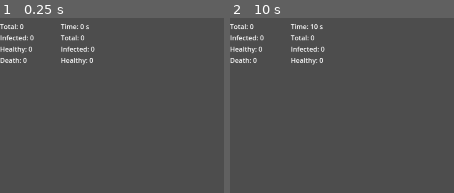
Above: before the commit, frames 1-2 (left to right).
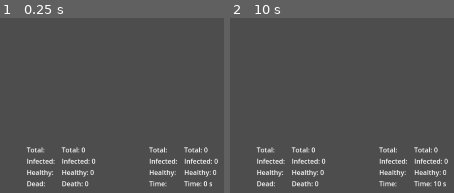
Above: after the commit, the same moments.

Repository: VileOar/ludum-dare-56
Game: Godot game, scene res://src/ui/HUD/HUD.tscn
The game is run twice, just before and just after one commit, with the same random seed, the same clock (stepped at 60 frames per second) and the same inputs. This scene is started directly instead of the project's main scene.
Inputs (mouse positions are in pixels of both pictures, inside the frame that each line leads up to):
- Up to frame 1 (0.25 s): no input
- Up to frame 2 (10 s): tap Enter at 0.5, 2, 3.5 s; move the mouse to (outside the picture) at 0.52 s; press the mouse at (outside the picture) at 0.53 s; tap Space at 1.25, 2.75, 4.25 s; move the mouse to (outside the picture) at 1.27 s; release the mouse at (outside the picture) at 1.28 s; right-click (outside the picture) at 1.35 s; move the mouse to (outside the picture) at 2.02 s; press the mouse at (outside the picture) at 2.03 s; move the mouse to (outside the picture) at 2.77 s; release the mouse at (outside the picture) at 2.78 s; right-click (outside the picture) at 2.85 s; move the mouse to (outside the picture) at 3.52 s; press the mouse at (outside the picture) at 3.53 s; move the mouse to (outside the picture) at 4.27 s; release the mouse at (outside the picture) at 4.28 s; right-click (outside the picture) at 4.35 s; move the mouse to (outside the picture) at 5.02 s; press the mouse at (outside the picture) at 5.03 s; move the mouse to (outside the picture) at 5.77 s; release the mouse at (outside the picture) at 5.78 s; right-click (outside the picture) at 5.85 s; move the mouse to (outside the picture) at 6.52 s; press the mouse at (outside the picture) at 6.53 s; move the mouse to (outside the picture) at 7.27 s; release the mouse at (outside the picture) at 7.28 s; right-click (outside the picture) at 7.35 s; move the mouse to (outside the picture) at 8.02 s; press the mouse at (outside the picture) at 8.03 s; move the mouse to (outside the picture) at 8.77 s; release the mouse at (outside the picture) at 8.78 s; right-click (outside the picture) at 8.85 s; move the mouse to (outside the picture) at 9.52 s; press the mouse at (outside the picture) at 9.53 s

The runs differ from the first frame. In frame 1, 5.5% of the frame differs, in the area x 0-98%, y 3-97%; in frame 2, 5.6%.

Commit message:
started refactoring HUD (not stable)

Diff:
--- a/src/ui/HUD/HUD.tscn
+++ b/src/ui/HUD/HUD.tscn
@@ -4,68 +4,99 @@
 [ext_resource type="Script" path="res://src/ui/HUD/time.gd" id="2_iwpux"]
 
 [node name="Hud" type="MarginContainer"]
-offset_right = 1280.0
-offset_bottom = 720.0
+anchors_preset = 12
+anchor_top = 1.0
+anchor_right = 1.0
+anchor_bottom = 1.0
+offset_top = -232.0
+grow_horizontal = 2
+grow_vertical = 0
+theme_override_constants/margin_left = 64
+theme_override_constants/margin_top = 64
+theme_override_constants/margin_right = 64
+theme_override_constants/margin_bottom = 64
 script = ExtResource("1_lx3u3")
 
 [node name="Time" type="Node" parent="."]
+unique_name_in_owner = true
 script = ExtResource("2_iwpux")
 
 [node name="HBoxContainer" type="HBoxContainer" parent="."]
 layout_mode = 2
+theme_override_constants/separation = 128
 
-[node name="VBoxContainer" type="VBoxContainer" parent="HBoxContainer"]
+[node name="CityStats" type="GridContainer" parent="HBoxContainer"]
 layout_mode = 2
-alignment = 2
+size_flags_horizontal = 0
+theme_override_constants/h_separation = 16
+columns = 2
 
-[node name="MarginContainer" type="MarginContainer" parent="HBoxContainer/VBoxContainer"]
+[node name="LabelCityTotal" type="Label" parent="HBoxContainer/CityStats"]
 layout_mode = 2
-theme_override_constants/margin_top = 125
-theme_override_constants/margin_right = 60
+text = "Total:"
 
-[node name="CityVBoxContainer" type="VBoxContainer" parent="HBoxContainer/VBoxContainer/MarginContainer"]
+[node name="CityTotal" type="Label" parent="HBoxContainer/CityStats"]
+unique_name_in_owner = true
 layout_mode = 2
 
-[node name="Total" type="Label" parent="HBoxContainer/VBoxContainer/MarginContainer/CityVBoxContainer"]
-layout_mode = 2
-text = "Total: "
-
-[node name="Infected" type="Label" parent="HBoxContainer/VBoxContainer/MarginContainer/CityVBoxContainer"]
+[node name="LabelCityInfected" type="Label" parent="HBoxContainer/CityStats"]
 layout_mode = 2
 text = "Infected:"
 
-[node name="Good" type="Label" parent="HBoxContainer/VBoxContainer/MarginContainer/CityVBoxContainer"]
+[node name="CityInfected" type="Label" parent="HBoxContainer/CityStats"]
+unique_name_in_owner = true
+layout_mode = 2
+
+[node name="LabelCityGood" type="Label" parent="HBoxContainer/CityStats"]
 layout_mode = 2
 text = "Healthy:"
 
-[node name="Death" type="Label" parent="HBoxContainer/VBoxContainer/MarginContainer/CityVBoxContainer"]
-layout_mode = 2
-text = "Death:"
-
-[node name="VBoxContainer2" type="VBoxContainer" parent="HBoxContainer"]
-layout_mode = 2
-alignment = 2
-
-[node name="MarginContainer" type="MarginContainer" parent="HBoxContainer/VBoxContainer2"]
-layout_mode = 2
-theme_override_constants/margin_top = 150
-theme_override_constants/margin_right = 60
-
-[node name="SoupVBoxContainer" type="VBoxContainer" parent="HBoxContainer/VBoxContainer2/MarginContainer"]
+[node name="CityGood" type="Label" parent="HBoxContainer/CityStats"]
+unique_name_in_owner = true
 layout_mode = 2
 
-[node name="Time" type="Label" parent="HBoxContainer/VBoxContainer2/MarginContainer/SoupVBoxContainer"]
+[node name="LabelCityDeath" type="Label" parent="HBoxContainer/CityStats"]
 layout_mode = 2
-text = "Time: "
+text = "Dead:"
 
-[node name="Total" type="Label" parent="HBoxContainer/VBoxContainer2/MarginContainer/SoupVBoxContainer"]
+[node name="CityDeath" type="Label" parent="HBoxContainer/CityStats"]
+unique_name_in_owner = true
 layout_mode = 2
-text = "Total: "
 
-[node name="Infected" type="Label" parent="HBoxContainer/VBoxContainer2/MarginContainer/SoupVBoxContainer"]
+[node name="CityStats2" type="GridContainer" parent="HBoxContainer"]
+layout_mode = 2
+size_flags_horizontal = 0
+theme_override_constants/h_separation = 16
+columns = 2
+
+[node name="LabelSoupTotal" type="Label" parent="HBoxContainer/CityStats2"]
+layout_mode = 2
+text = "Total:"
+
+[node name="SoupTotal" type="Label" parent="HBoxContainer/CityStats2"]
+unique_name_in_owner = true
+layout_mode = 2
+
+[node name="LabelSoupInfected" type="Label" parent="HBoxContainer/CityStats2"]
 layout_mode = 2
 text = "Infected:"
 
-[node name="Good" type="Label" parent="HBoxContainer/VBoxContainer2/MarginContainer/SoupVBoxContainer"]
+[node name="SoupInfected" type="Label" parent="HBoxContainer/CityStats2"]
+unique_name_in_owner = true
 layout_mode = 2
-text = "Good:"
+
+[node name="LabelSoupGood" type="Label" parent="HBoxContainer/CityStats2"]
+layout_mode = 2
+text = "Healthy:"
+
+[node name="SoupGood" type="Label" parent="HBoxContainer/CityStats2"]
+unique_name_in_owner = true
+layout_mode = 2
+
+[node name="LabelCityTime" type="Label" parent="HBoxContainer/CityStats2"]
+layout_mode = 2
+text = "Time:"
+
+[node name="SoupTime" type="Label" parent="HBoxContainer/CityStats2"]
+unique_name_in_owner = true
+layout_mode = 2
--- a/src/ui/HUD/hud_controller.gd
+++ b/src/ui/HUD/hud_controller.gd
@@ -12,19 +12,19 @@
 #const HEALTHY_SOUP_STR = "Healthy: "
 
 # UI
-@onready var time_label: Label = $HBoxContainer/VBoxContainer2/MarginContainer/SoupVBoxContainer/Time
-@onready var timer_logic = $Time
+@onready var time_label: Label = %SoupTime
+@onready var timer_logic = %Time
 
 # City
-@onready var total_population: Label = $HBoxContainer/VBoxContainer/MarginContainer/CityVBoxContainer/Total
-@onready var healthy: Label = $HBoxContainer/VBoxContainer/MarginContainer/CityVBoxContainer/Good
-@onready var infected: Label = $HBoxContainer/VBoxContainer/MarginContainer/CityVBoxContainer/Infected
-@onready var death_toll: Label = $HBoxContainer/VBoxContainer/MarginContainer/CityVBoxContainer/Death
+@onready var total_population: Label = %CityTotal
+@onready var infected: Label = %CityInfected
+@onready var healthy: Label = %CityGood
+@onready var death_toll: Label = %CityDeath
 
 # Soup
-@onready var total_soup: Label = $HBoxContainer/VBoxContainer2/MarginContainer/SoupVBoxContainer/Total
-@onready var healthy_soup: Label = $HBoxContainer/VBoxContainer2/MarginContainer/SoupVBoxContainer/Good
-@onready var infected_soup: Label = $HBoxContainer/VBoxContainer2/MarginContainer/SoupVBoxContainer/Infected
+@onready var total_soup: Label = %SoupTotal
+@onready var infected_soup: Label = %SoupInfected
+@onready var healthy_soup: Label = %SoupGood
 
 
 func _ready() -> void:
